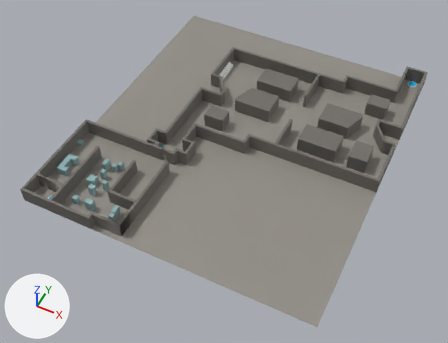
Renders of the FBX model Assets/Model/Room/Room_01/Room_01.fbx from each side of a commit.
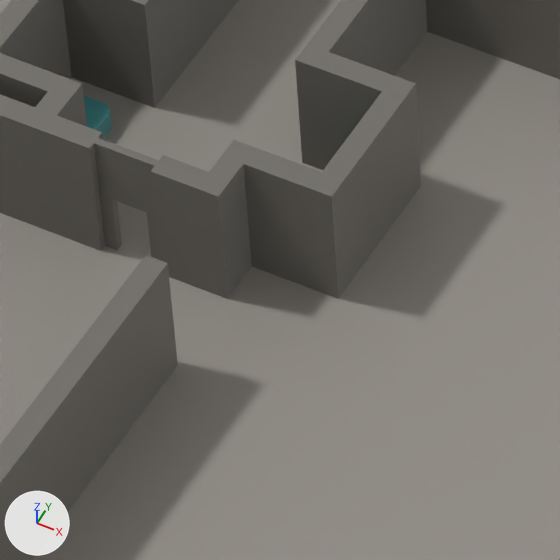
The first picture shows the older version from a 50 mm lens placed at (5.36, -5.71, 8.67), pointed at (1.75, 1.52, -0.37). The close-ups show both versions on the part from 34% to 47% of the width and 39% to 56% of the height of that picture; other places that the commit changed are outside them. The lights are fixed; the arrows at lower left show +X, +Y and +Z. Where no turn or scale is listed for an object, it has been applied to the vertices.

Objects in the first close-up: 'Floor', 'Object_1', 'Wall_2', 'Wall_3', 'Wall_4'.
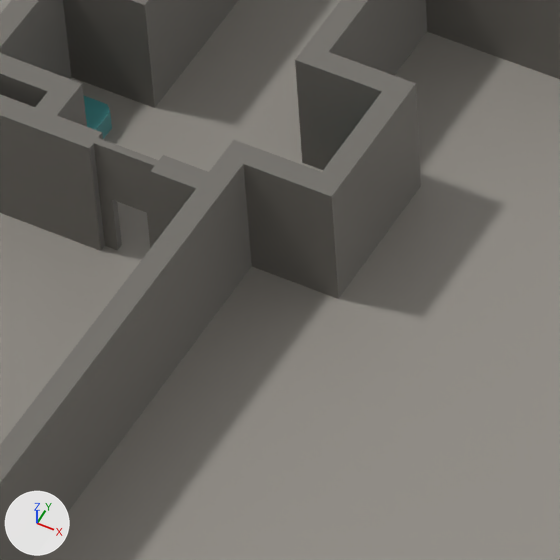
Pixel boxes [x1, y1, x2, y2] of what changed, in the close-ups (560 x 560 px):
'Wall_4', reshaped: before [0, 255, 178, 560]; after [0, 188, 227, 560]
part 1 of me_mesh_012, deleted: before [196, 188, 227, 299]

What the commit changed:
me_mesh_012 has 129 vertices, 100 faces and spans x -1.0..1.0, y -1.0..1.0, z -0.15..0.15.
me_mesh_012 is used by ob_wall_3; location (0.0, 0.0, 0.15).
Verts and faces of me_mesh_012; kept vertices keep their numbers, new ones are numbered from 129.
Before the commit, vertices of me_mesh_012: 32 (0.95, 0.95, -0.15) at pixel (205, 290), 33 (0.95, 0.95, 0.15) at pixel (196, 188), 36 (1.0, 0.95, -0.15) at pixel (227, 299), 37 (1.0, 0.95, 0.15) at pixel (218, 196).
Part 1, on me_mesh_012:
Faces deleted: (32, 36, 37, 33).
me_mesh_013 has 8 vertices, 5 faces and spans x -0.161..-0.111, y -0.3..0.75, z 0.0..0.3.
me_mesh_013 is used by ob_wall_4; location (1.111, 0.0, 0.0).
Verts and faces of me_mesh_013; kept vertices keep their numbers, new ones are numbered from 8.
Before the commit, vertices of me_mesh_013: 4 (-0.161, 0.75, 0.3) at pixel (145, 254), 5 (-0.111, 0.75, 0.3) at pixel (167, 263), 6 (-0.161, 0.75, 0.0), 7 (-0.111, 0.75, 0.0) at pixel (177, 365).
Part 2, on me_mesh_013:
Faces deleted: (4, 5, 7, 6).
Vertices 4 to 7 move by (0.0, 0.2, 0.0).
